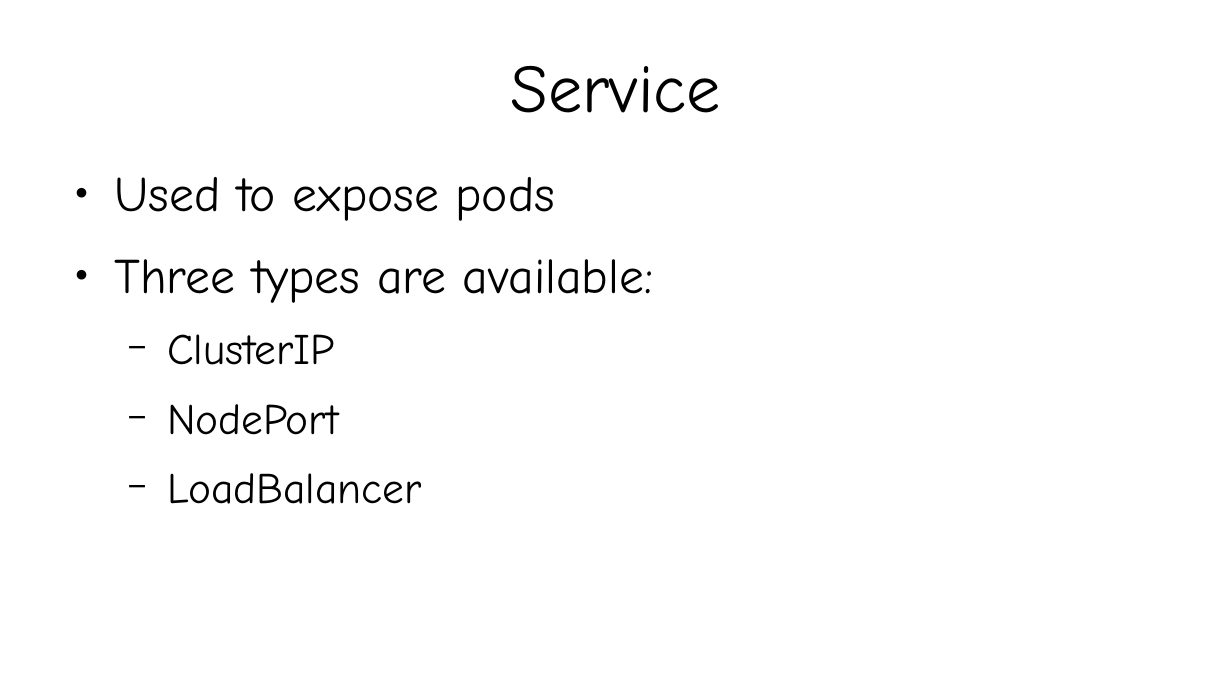
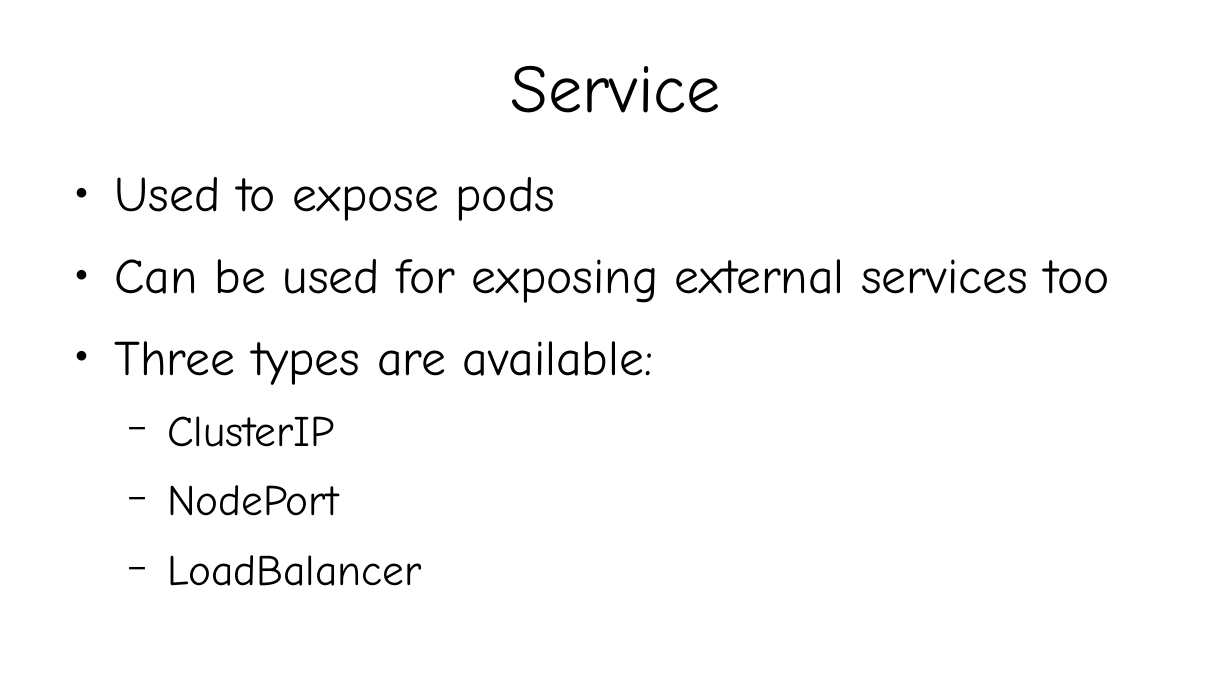
Before and after one commit to kislaykishore/microservices, a slide deck: slide 9 of Kubernetes.odp. Drawn at 1232x693 pixels with LibreOffice and Linux fonts; fonts in the diff are those of the drawing. Boxes give left, top, right and bottom in pixels: in the first picture for what was removed or moved away, otherwise in the second. Text is boxed around its words. In the diff, an @@ line names an element or a change of style, - is before the commit and + after.

```diff
--- a/Kubernetes.odp
+++ b/Kubernetes.odp
@@ text at (114, 259, 1110, 303): paragraph added @@
+● Can be used for exposing external services too
```
Also in this commit, not shown: 1 other slide changed, 3 slides added, 1 slide removed, 8 other files.
